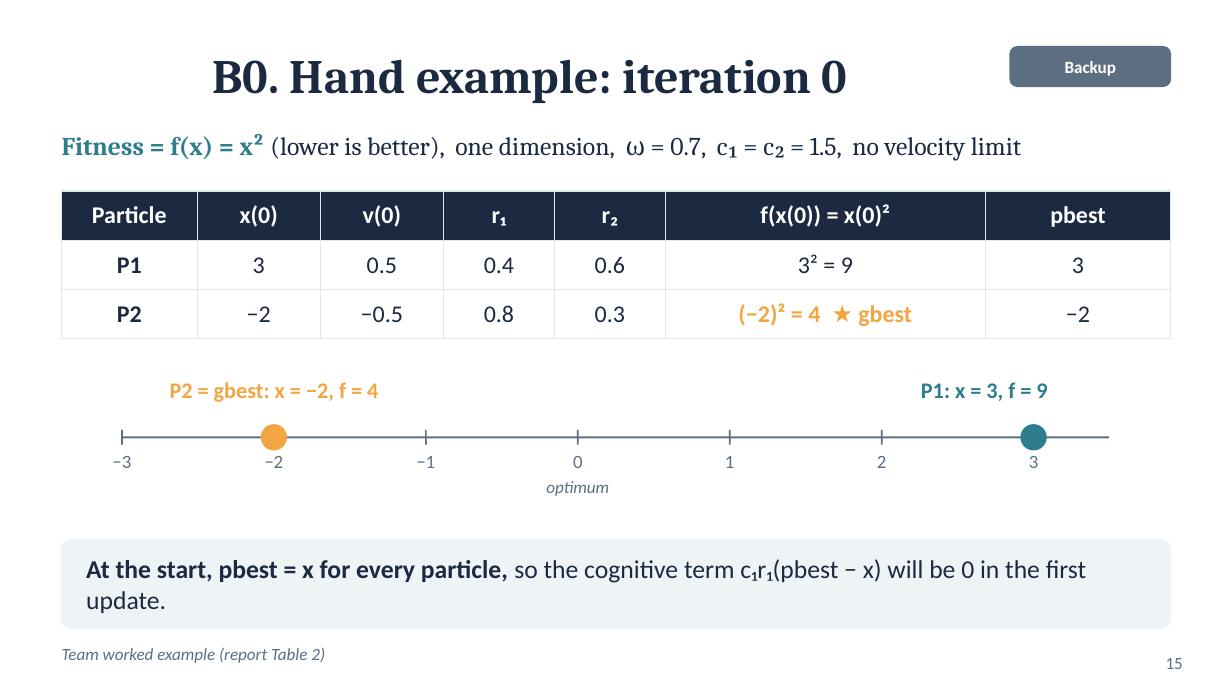
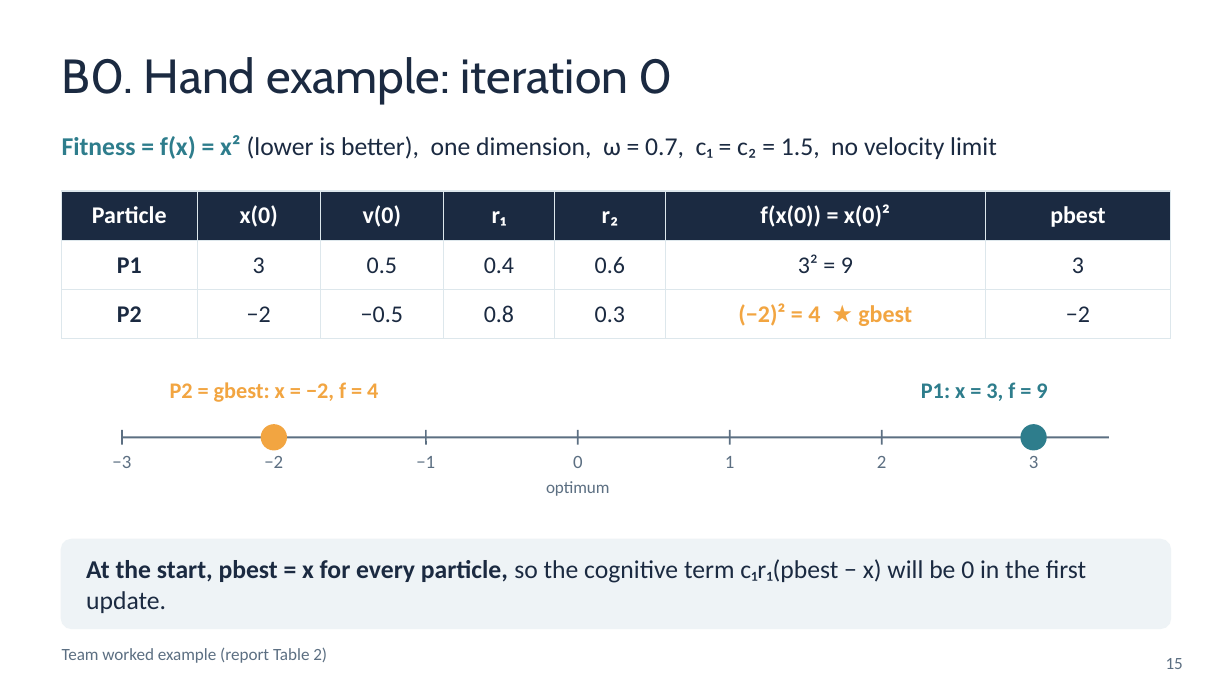
Before and after one commit to huynhhuuphucminh/Seminar-AI, a slide deck: slide 15 of slides/Slide_Seminar_PSO.pptx. Drawn at 1232x693 pixels with LibreOffice and Linux fonts; fonts in the diff are those of the drawing. Boxes give left, top, right and bottom in pixels: in the first picture for what was removed or moved away, otherwise in the second. Text is boxed around its words. In the diff, an @@ line names an element or a change of style, - is before the commit and + after.

```diff
--- a/slides/Slide_Seminar_PSO.pptx
+++ b/slides/Slide_Seminar_PSO.pptx
@@ text "B0. Hand example: iteration 0" at (62, 57, 673, 104): font Cambria to Cabin, bold off; alignment centre to left @@
@@ rounded rectangle removed at (1010, 47, 1170, 86) @@
@@ text removed at (1065, 61, 1116, 76) @@
-Backup
@@ text "Fitness = f(x) = x² ..." at (62, 135, 997, 159): font Cambria to Calibri @@
@@ text "optimum" at (546, 481, 610, 496): italic off @@
@@ text "Team worked example (report Table ..." at (62, 647, 327, 663): italic off @@
```
Also in this commit, not shown: 18 other slides changed, 2 other files.
